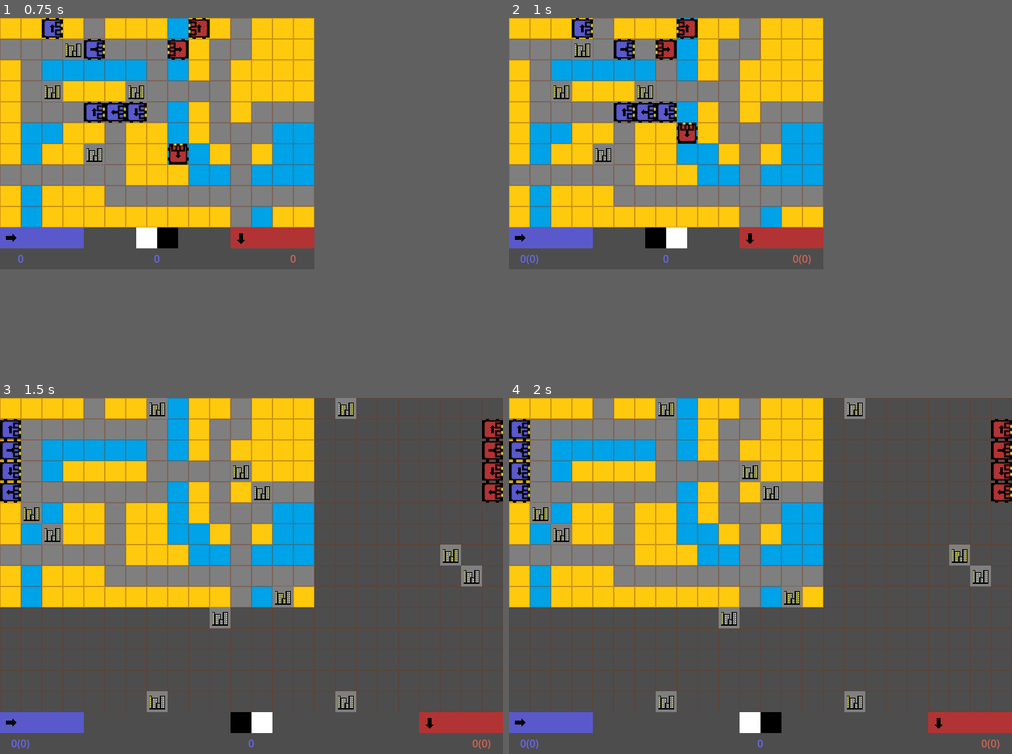
Above: before the commit, frames 1-4 (two rows, left to right).
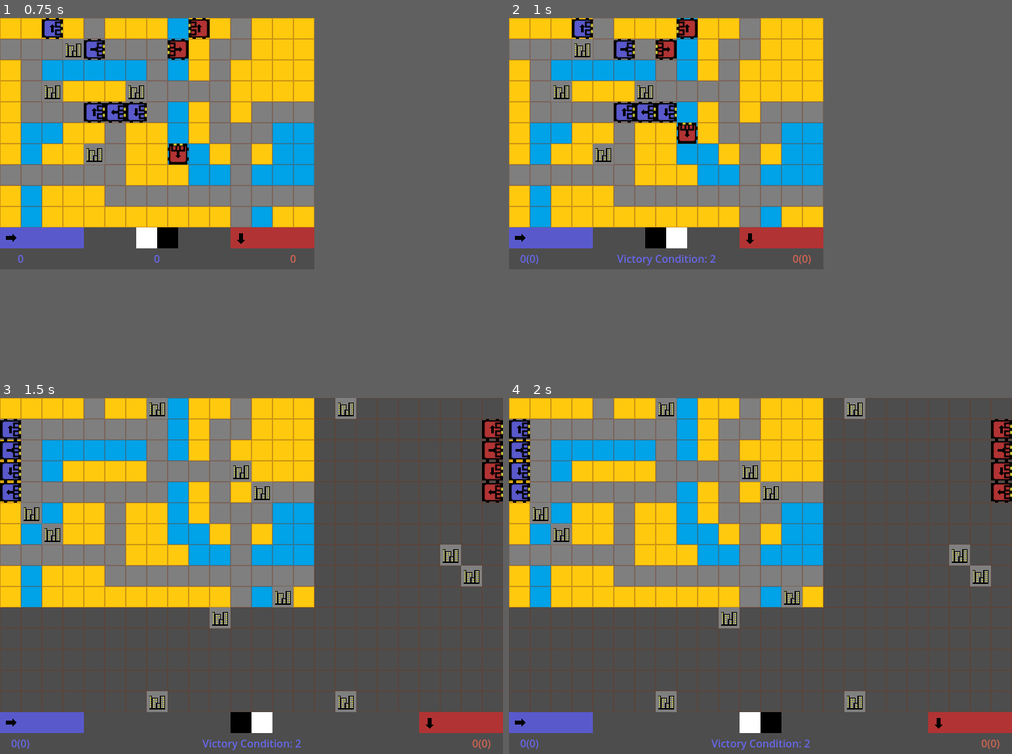
Above: after the commit, the same moments.

Repository: jelcofdice/MarchingBeat
Game: Godot game, scene res://Map.tscn
Same seed, same stepped clock (60 frames per second), same inputs: the game is played once before the commit and once after it.
Inputs:
- Up to frame 1 (0.75 s): tap Enter at 0.5 s; hold D (player1_right) from 0.53 s (still down); tap Down (player2_down) at 0.6 s
- Up to frame 2 (1 s): keep holding D (player1_right)
- Up to frame 3 (1.5 s): tap Space (spacebar) at 1.25 s; release D (player1_right) at 1.28 s; hold S (player1_down) from 1.28 s (still down); tap Left (player2_left) at 1.35 s
- Up to frame 4 (2 s): keep holding S (player1_down)

Frame 1 is identical in both runs. In frame 2, 0.2% of the frame differs, in the area x 21-42%, y 66-70%; in frame 3, 0.2%; in frame 4, 0.2%.

Commit message:
feat(ui): Displays current victory condition in UI

Diff:
--- a/Map.gd
+++ b/Map.gd
@@ -12,12 +12,33 @@
 
 var demo: bool = true
 var n_players: int
-var scores: Array[PlayerScore_]
-var victory_condition: int = Constants.victory_margin
+var scores: GameScore
 
 class PlayerScore_:
     var marginal: int = 0
     var total: int = 0
+
+class GameScore:
+    var players: Array[PlayerScore_]
+    var victory_condition: int
+
+    func reset(n_players_: int) -> void:
+        for i in range(n_players_):
+            players.append(PlayerScore_.new())
+        victory_condition = Constants.minimum_victory_condition
+
+    func update_victory_condition():
+        var sorted_scores: Array[int] = []
+        for i in range(len(players)):
+            sorted_scores.append(players[i].marginal)
+        sorted_scores.sort()
+        var marginal_condition := sorted_scores[-2] + Constants.victory_margin
+        victory_condition = max(Constants.minimum_victory_condition, marginal_condition)
+
+    func check_victory():
+        for i in range(len(players)):
+            if players[i].marginal >= victory_condition:
+                SignalBus.victory.emit(i)
 
 func _ready():
     SignalBus.half_beat.connect(_on_half_beat)
@@ -83,24 +104,12 @@
 
     for i in range(n_players):
         var marginal: int = max(0, round_scores[i] - threshold)
-        scores[i].marginal += marginal
-        scores[i].total += round_scores[i]
+        scores.players[i].marginal += marginal
+        scores.players[i].total += round_scores[i]
 
-    _update_victory_condition()
-    _check_victory()
+    scores.update_victory_condition()
+    scores.check_victory()
 
-func _update_victory_condition():
-    var sorted_scores: Array[int] = []
-    for i in range(n_players):
-        sorted_scores.append(scores[i].marginal)
-    sorted_scores.sort()
-    var marginal_condition := sorted_scores[-2] + Constants.victory_margin
-    victory_condition = max(Constants.minimum_victory_condition, marginal_condition)
-
-func _check_victory():
-    for i in range(n_players):
-        if scores[i].marginal >= victory_condition:
-            SignalBus.victory.emit(i)
 
 func add_unit(pos: Vector2i, facing: Vector2i, number: int, team: int):
     var unit: Unit = packedUnit.instantiate()
@@ -166,6 +175,5 @@
     $HUD.size = viewport_size
 
 func reset_scores():
-    scores = []
-    for i in range(n_players):
-        scores.append(PlayerScore_.new())
+    scores = GameScore.new()
+    scores.reset(n_players)
--- a/hud.gd
+++ b/hud.gd
@@ -12,6 +12,7 @@
     $BottomBar.get_node("ScoreCard"),
     $BottomBar.get_node("ScoreCard2")
 ]
+@onready var victory_condition_label: Label = $BottomBar.get_node("VictoryCondition")
 
 func _ready():
     SignalBus.beat.connect(_on_beat)
@@ -33,9 +34,10 @@
 func _on_resized():
     pass
 
-func _on_new_scores(scores: Array[Map.PlayerScore_]) -> void:
+func _on_new_scores(scores: Map.GameScore) -> void:
     for i in range(2):
-        score_cards[i].text = str(scores[i].marginal) + '(' + str(scores[i].total) + ')'
+        score_cards[i].text = str(scores.players[i].marginal) + '(' + str(scores.players[i].total) + ')'
+    victory_condition_label.text = "Victory Condition: " + str(scores.victory_condition)
 
 func set_tile_size(value: int) -> void:
     tile_size = value
Not shown, changed: TODO.md
